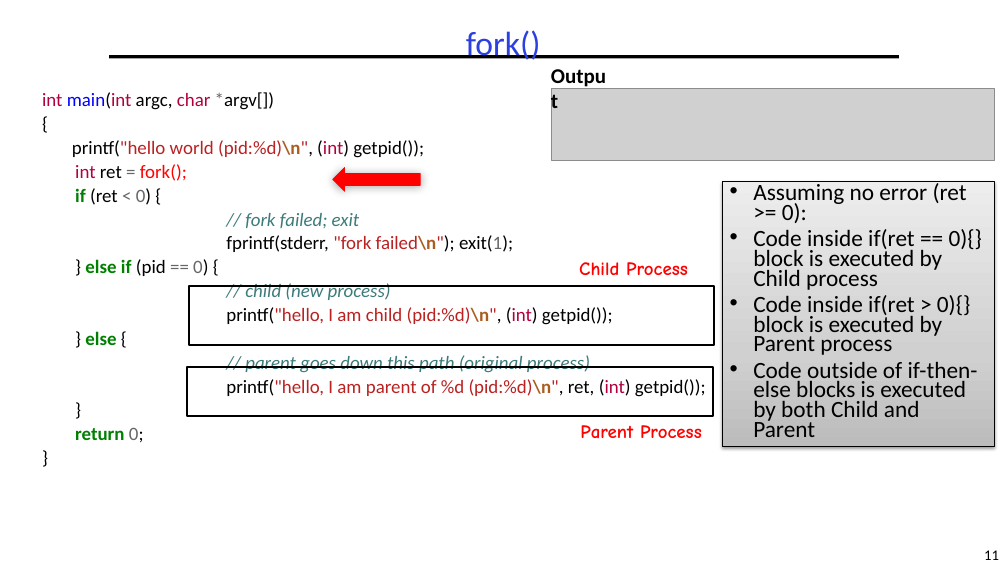
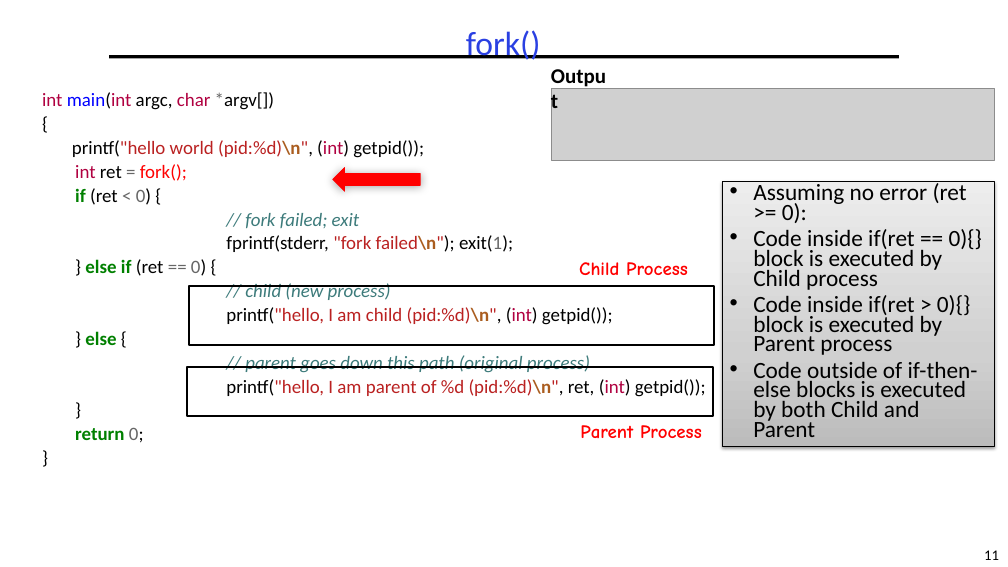
Before and after one commit to guhofstra/CSC256Fa25, a slide deck: slide 11 of PPTs/L2-Processes Threads.pptx. Drawn at 1008x567 pixels with LibreOffice and Linux fonts; fonts in the diff are those of the drawing; grey boxes stand for pictures. Boxes give left, top, right and bottom in pixels: in the first picture for what was removed or moved away, otherwise in the second. Text is boxed around its words. In the diff, an @@ line names an element or a change of style, - is before the commit and + after.

```diff
--- a/PPTs/L2-Processes Threads.pptx
+++ b/PPTs/L2-Processes Threads.pptx
@@ text at <box>85,259,206,276</box>: text changed @@
-  } else if (pid == 0) {
+  } else if (ret == 0) {
```
Also in this commit, not shown: 8 other slides changed, 1 other file.
